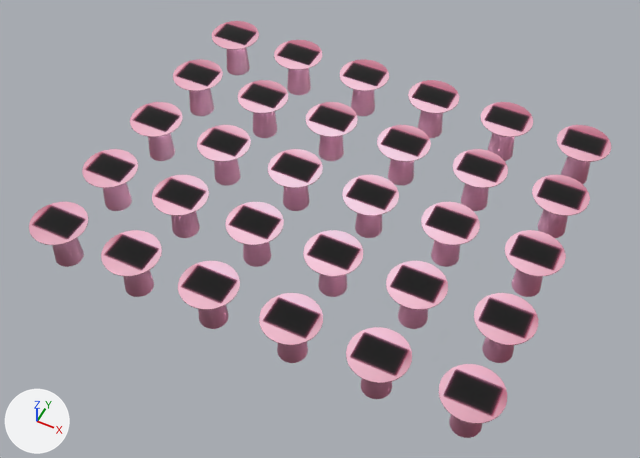
An edit to the glTF model public/models/tables.glb, drawn before and after from the same camera.
One viewpoint serves both versions: a 50 mm lens placed at (3.86, -11.52, 9.87), pointed at (-0.01, -3.78, 0.2). Lighting does not change. The marker at lower left points along +X, +Y and +Z. Vertices at the same position are counted once.

In view in the first picture: 'Tables'.
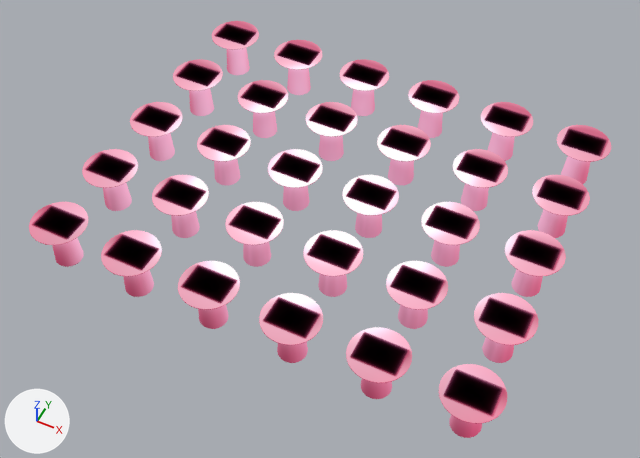
What changed in the scene script:
```text
Add img_tablea_basecolor_02:
    img_tablea_basecolor_02 = load_image('TableA_BaseColor_02', '_unpacked/TableA_BaseColor_02', 1024, 1024, 'sRGB')
Add img_tableb_basecolor_02:
    img_tableb_basecolor_02 = load_image('TableB_BaseColor_02', '_unpacked/TableB_BaseColor_02', 1024, 1024, 'sRGB')
Add mat_table_material_a_001:
    mat_table_material_a_001 = bpy.data.materials.new('Table_Material_A.001')
    # uses the picture img_tablea_basecolor_02
Add mat_table_material_b_001:
    mat_table_material_b_001 = bpy.data.materials.new('Table_Material_B.001')
    # uses the picture img_tableb_basecolor_02
Change me_mesh_231:
    where me_mesh_231.from_pydata(...)  # 7800 vertices, 15360 faces; spans x -0.4..6.4, y -0.4..5.2, z -0.7..0.01
    used by ob_tables; location = (-3.0, -5.8, 0.85)
    me_mesh_231 part 1: all 3840 faces that had it switch from mat_table_material_a (picture img_tablea_basecolor) to mat_table_material_a_001
    me_mesh_231 part 2: all 11520 faces that had it switch from mat_table_material_b (picture img_tableb_basecolor) to mat_table_material_b_001
```

Changed parts and their boxes (x1, y1, x2, y2) in the pictures (640 x 458 px):
part 1 of me_mesh_231, recoloured (brown to pink)
    both: (52, 48, 590, 438)
part 2 of me_mesh_231, recoloured
    both: (29, 21, 611, 424)
